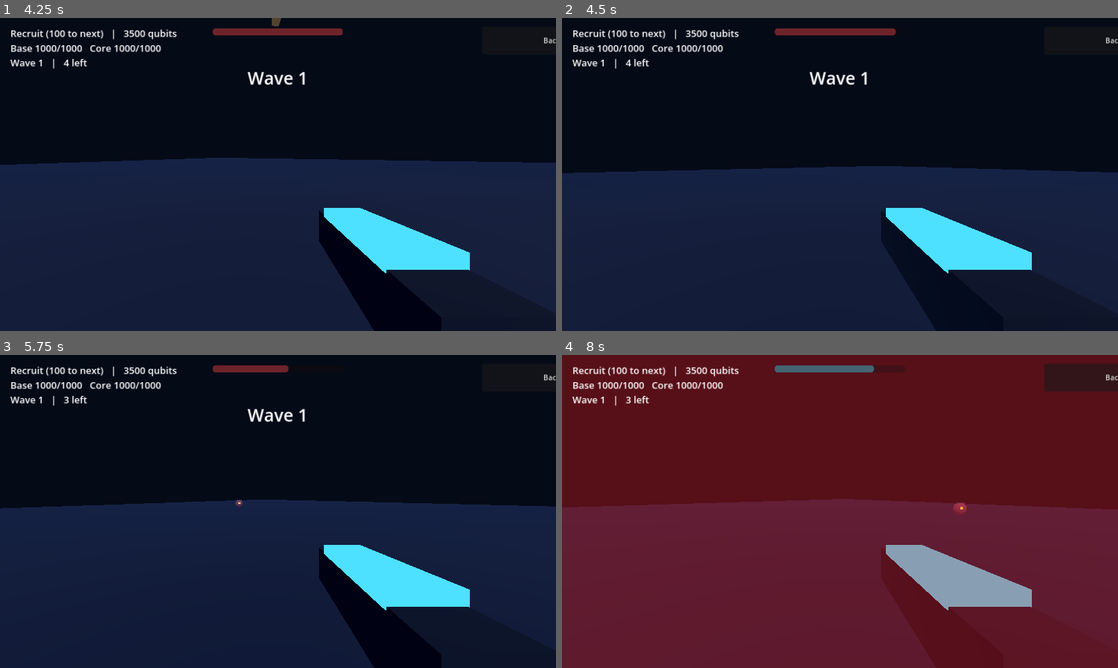
Above: before the commit, frames 1-4 (two rows, left to right).
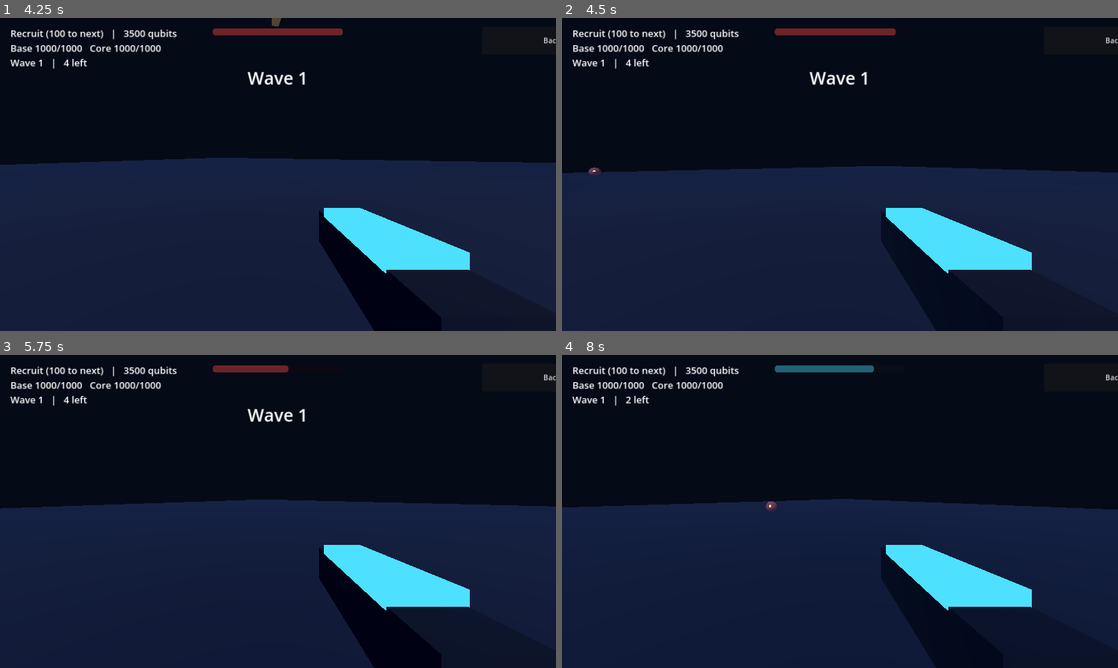
Above: after the commit, the same moments.

Repository: V1ron6/lighthouse
Game: Godot game, scene res://scenes/base/base_defence.tscn
Same seed, same stepped clock (60 frames per second), same inputs: the game is played once before the commit and once after it. This scene is started directly instead of the project's main scene.
Inputs (mouse positions are in pixels of both pictures, inside the frame that each line leads up to):
- Up to frame 1 (4.25 s): tap Enter at 0.5 s; move the mouse to (400, 158) at 0.52 s; hold D (move_right) 0.53-1.28 s; hold Space (fire) 0.53-1.28 s; click (400, 158) at 0.67 s; move the mouse to (250, 174) at 1.27 s; hold W (move_forward) from 1.28 s (still down); tap Space (fire) at 1.35, 2.85 s; move the mouse to (289, 168) at 2.02 s; hold Space (fire) 2.03-2.78 s; tap E at 2.1 s; move the mouse to (272, 180) at 2.77 s; click (272, 180) at 2.92 s; move the mouse to (316, 177) at 3.52 s; hold Space (fire) from 3.53 s (still down)
- Up to frame 2 (4.5 s): keep holding W (move_forward); move the mouse to (795, 171) at 4.27 s; release Space (fire) at 4.28 s; tap E at 4.35 s
- Up to frame 3 (5.75 s): keep holding W (move_forward); tap Space (fire) at 4.55, 5 s; move the mouse to (283, 511) at 5.02 s; hold Space (fire) from 5.03 s (still down); click (283, 511) at 5.17 s
- Up to frame 4 (8 s): move the mouse to (817, 505) at 5.77 s; release W (move_forward) at 5.78 s; release Space (fire) at 5.78 s; hold D (move_right) 5.78-6.53 s; tap Space (fire) at 5.85, 7.35 s; move the mouse to (867, 511) at 6.52 s; hold Space (fire) 6.53-7.28 s; hold W (move_forward) from 6.53 s (still down); tap E at 6.6 s; move the mouse to (812, 511) at 7.27 s; click (812, 511) at 7.42 s

Frame 1 is identical in both runs. In frame 2, less than 0.1% of the frame differs, in the area x 4-7%, y 47-51%; in frame 3, less than 0.1%; in frame 4, 100%, in the area x 0-100%, y 0-100%.

Commit message:
stage 12

Diff:
--- a/scenes/base/base_defence.gd
+++ b/scenes/base/base_defence.gd
@@ -82,7 +82,9 @@
 	else:
 		wave_line = "Next wave in %d" % ceili(_waves.seconds_to_next_wave())
 	if _flying:
-		wave_line += "\nJET   altitude %d   (land at the pad)" % int(_jet.altitude())
+		wave_line += "\nJET   altitude %d   hull %d/%d" % [int(_jet.altitude()), _jet.hull, _jet.MAX_HULL]
+	elif _jet != null and not _jet.can_board():
+		wave_line += "\nJet under repair: %d s" % ceili(_jet.repair_left)
 	_hud.set_status("Base %d/%d   Core %d/%d\n%s" % [
 		GameManager.base_health, GameManager.MAX_BASE_HEALTH,
 		GameManager.core_integrity, GameManager.MAX_CORE_INTEGRITY,
@@ -206,6 +208,7 @@
 		_jet = JetScript.new()
 		add_child(_jet)
 		_jet.park(PAD_POS)
+		_jet.shot_down.connect(_on_jet_shot_down)
 
 
 func _flat_distance(a: Vector3, b: Vector3) -> float:
@@ -219,7 +222,7 @@
 	if _flying:
 		if _flat_distance(_jet.global_position, PAD_POS) <= LAND_DISTANCE and _jet.altitude() <= LAND_ALTITUDE:
 			text = "Land the jet [E]"
-	elif _flat_distance(_player.global_position, PAD_POS) <= BOARD_DISTANCE:
+	elif _flat_distance(_player.global_position, PAD_POS) <= BOARD_DISTANCE and _jet.can_board():
 		text = "Board the jet [E]"
 	if text != "":
 		_hud.show_action(text)
@@ -252,6 +255,11 @@
 	_jet.take_off(PAD_POS)
 	_hud.hide_action()
 	_hud.show_banner("Airborne", 1.5)
+
+
+func _on_jet_shot_down() -> void:
+	_land()
+	_hud.show_banner("Shot down! The jet needs %d s of repairs" % int(_jet.REPAIR_TIME), 3.0)
 
 
 func _land() -> void:
--- a/scenes/base/wave_manager.gd
+++ b/scenes/base/wave_manager.gd
@@ -1,12 +1,14 @@
 extends Node
 ## Spawns scouts in waves around the edge of the map.
 ## Wave n has 4 + 2 * (n - 1) aliens, at most 8 alive at once.
-## Waves 1 and 2 are all scouts. From wave 3, soldiers join: 15% more of the wave each
-## wave, up to 60%.
+## Waves 1 and 2 are all scouts. Soldiers join from wave 3 (15% more each wave, up to
+## 60%), flyers from wave 4 (up to 30%), heavies from wave 5 (up to 25%).
 ## Short break between waves. Waves keep coming until the core falls.
 
 const ScoutScript := preload("res://scenes/enemies/scout.gd")
 const SoldierScript := preload("res://scenes/enemies/soldier.gd")
+const HeavyScript := preload("res://scenes/enemies/heavy.gd")
+const FlyerScript := preload("res://scenes/enemies/flyer.gd")
 
 const FIRST_WAVE_DELAY := 4.0
 const INTERMISSION := 8.0
@@ -76,9 +78,21 @@
 	EventBus.wave_started.emit(wave)
 
 
+func _make_enemy() -> CharacterBody3D:
+	var flyer_chance := clampf((wave - 3) * 0.1, 0.0, 0.3)
+	var heavy_chance := clampf((wave - 4) * 0.08, 0.0, 0.25)
+	var soldier_chance := clampf((wave - 2) * 0.15, 0.0, 0.6)
+	if randf() < flyer_chance:
+		return FlyerScript.new()
+	if randf() < heavy_chance:
+		return HeavyScript.new()
+	if randf() < soldier_chance:
+		return SoldierScript.new()
+	return ScoutScript.new()
+
+
 func _spawn_enemy() -> void:
-	var soldier_chance := clampf((wave - 2) * 0.15, 0.0, 0.6)
-	var scout: CharacterBody3D = SoldierScript.new() if randf() < soldier_chance else ScoutScript.new()
+	var scout: CharacterBody3D = _make_enemy()
 	var angle := randf() * TAU
 	scout.position = Vector3(cos(angle) * SPAWN_RADIUS, 0.2, sin(angle) * SPAWN_RADIUS)
 	enemy_parent.add_child(scout)
--- /dev/null
+++ b/scenes/enemies/flyer.gd
@@ -0,0 +1,242 @@
+extends CharacterBody3D
+## Flyer: a fast bio-mechanical wing-beast that attacks from the air in strafing passes.
+## Decision loop every 0.4s:
+##   CIRCLE     orbit above the target at height, waiting for its moment
+##   DIVE       swoop at the target and fire
+##   BREAK_OFF  climb away after a pass
+##   RETREAT    below 35% health: flee high and far, heal, come back (at most twice)
+## It hunts the player's jet first when one is airborne, then the player, then the lighthouse.
+
+signal died
+
+enum State { CIRCLE, DIVE, BREAK_OFF, RETREAT }
+
+const Fx := preload("res://scripts/fx.gd")
+
+const MAX_HEALTH := 45
+const CIRCLE_RADIUS := 14.0
+const CIRCLE_ALTITUDE := 12.0
+const START_ALTITUDE := 14.0
+const CRUISE_SPEED := 14.0
+const DIVE_SPEED := 24.0
+const THINK_INTERVAL := 0.4
+const FIRE_INTERVAL := 0.35
+const FIRE_RANGE := 28.0
+const SHOT_DAMAGE := 10
+const MAX_RETREATS := 2
+const MIN_ALTITUDE := 2.5
+const MAX_ALTITUDE := 70.0
+const REGEN_PER_SECOND := 4.0
+const FALL_BACK_HEALTH := 0.35
+const RECOVER_HEALTH := 0.7
+
+const FLESH_COLOR := Color(0.55, 0.3, 0.5)
+const METAL_COLOR := Color(0.4, 0.46, 0.56)
+const EYE_COLOR := Color(0.6, 1.0, 0.4)
+
+var health := MAX_HEALTH
+var state: State = State.CIRCLE
+var target: Node3D = null
+
+var _angle := randf() * TAU
+var _spin := 1.0 if randf() < 0.5 else -1.0
+var _state_time := 0.0
+var _circle_time := randf_range(3.0, 5.0)
+var _think_timer := randf() * THINK_INTERVAL
+var _fire_cooldown := 0.0
+var _retreats := 0
+var _dead := false
+var _shape: CollisionShape3D
+var _body_material: StandardMaterial3D
+
+
+func _ready() -> void:
+	add_to_group("enemies")
+	motion_mode = CharacterBody3D.MOTION_MODE_FLOATING
+	position.y = START_ALTITUDE
+
+	_shape = CollisionShape3D.new()
+	var sphere := SphereShape3D.new()
+	sphere.radius = 0.8
+	_shape.shape = sphere
+	add_child(_shape)
+
+	_body_material = StandardMaterial3D.new()
+	_body_material.albedo_color = FLESH_COLOR
+	var body := MeshInstance3D.new()
+	var body_mesh := SphereMesh.new()
+	body_mesh.radius = 0.6
+	body_mesh.height = 1.0
+	body_mesh.material = _body_material
+	body.mesh = body_mesh
+	add_child(body)
+
+	var metal := StandardMaterial3D.new()
+	metal.albedo_color = METAL_COLOR
+	metal.metallic = 0.8
+	for side in [-1.0, 1.0]:
+		var wing := MeshInstance3D.new()
+		var wing_mesh := BoxMesh.new()
+		wing_mesh.size = Vector3(1.8, 0.06, 0.8)
+		wing_mesh.material = metal
+		wing.mesh = wing_mesh
+		wing.position = Vector3(side * 1.2, 0.0, 0.1)
+		wing.rotation.z = side * -0.25
+		add_child(wing)
+
+	var eye := MeshInstance3D.new()
+	var eye_mesh := SphereMesh.new()
+	eye_mesh.radius = 0.12
+	eye_mesh.height = 0.24
+	eye_mesh.material = Fx.glow_material(EYE_COLOR)
+	eye.mesh = eye_mesh
+	eye.position = Vector3(0.0, 0.1, -0.55)
+	add_child(eye)
+
+
+func _physics_process(delta: float) -> void:
+	if _dead:
+		return
+	_state_time += delta
+	_fire_cooldown -= delta
+	_think_timer -= delta
+	if _think_timer <= 0.0:
+		_think_timer = THINK_INTERVAL
+		_think()
+	if target == null or not is_instance_valid(target):
+		return
+
+	var target_pos := target.global_position
+	var desired := Vector3.ZERO
+	var speed := CRUISE_SPEED
+	match state:
+		State.CIRCLE:
+			_angle += _spin * delta * 0.9
+			var spot := target_pos + Vector3(cos(_angle) * CIRCLE_RADIUS, CIRCLE_ALTITUDE, sin(_angle) * CIRCLE_RADIUS)
+			desired = (spot - global_position).normalized()
+		State.DIVE:
+			var aim := target_pos + Vector3(0.0, 1.0, 0.0)
+			desired = (aim - global_position).normalized()
+			speed = DIVE_SPEED
+			_fire_at(aim)
+		State.BREAK_OFF:
+			desired = (_away_from(target_pos) + Vector3.UP * 0.6).normalized()
+			speed = DIVE_SPEED
+		State.RETREAT:
+			desired = (_away_from(target_pos) + Vector3.UP * 0.3).normalized()
+			speed = DIVE_SPEED
+			health = mini(MAX_HEALTH, health + int(REGEN_PER_SECOND * delta + randf()))
+
+	velocity = velocity.lerp(desired * speed, minf(1.0, 4.0 * delta))
+	move_and_slide()
+	global_position.y = clampf(global_position.y, MIN_ALTITUDE, MAX_ALTITUDE)
+
+	if velocity.length() > 1.0:
+		var heading := velocity.normalized()
+		if absf(heading.dot(Vector3.UP)) < 0.97:
+			look_at(global_position + heading, Vector3.UP)
+
+
+func _away_from(point: Vector3) -> Vector3:
+	var away := global_position - point
+	away.y = 0.0
+	if away.length() < 0.1:
+		return Vector3.FORWARD
+	return away.normalized()
+
+
+# --- Thinking ---
+
+func _think() -> void:
+	_pick_target()
+	if target == null:
+		return
+	var hp := float(health) / MAX_HEALTH
+	var distance := global_position.distance_to(target.global_position)
+	match state:
+		State.CIRCLE:
+			if hp < FALL_BACK_HEALTH and _retreats < MAX_RETREATS:
+				_enter(State.RETREAT)
+			elif _state_time >= _circle_time:
+				_enter(State.DIVE)
+		State.DIVE:
+			if hp < FALL_BACK_HEALTH and _retreats < MAX_RETREATS:
+				_enter(State.RETREAT)
+			elif distance < 6.0 or _state_time > 3.0:
+				_enter(State.BREAK_OFF)
+		State.BREAK_OFF:
+			if _state_time >= 1.6:
+				_circle_time = randf_range(3.0, 5.0)
+				_enter(State.CIRCLE)
+		State.RETREAT:
+			if _state_time >= 4.0 and (hp >= RECOVER_HEALTH or _state_time >= 8.0):
+				_circle_time = 1.0
+				_enter(State.CIRCLE)
+
+
+func _enter(new_state: State) -> void:
+	state = new_state
+	_state_time = 0.0
+	if new_state == State.RETREAT:
+		_retreats += 1
+
+
+## The jet if one is up, otherwise the player if near, otherwise the lighthouse.
+func _pick_target() -> void:
+	var jet := get_tree().get_first_node_in_group("jet") as Node3D
+	if jet != null and jet.global_position.distance_to(global_position) <= 90.0:
+		target = jet
+		return
+	var player := get_tree().get_first_node_in_group("player") as Node3D
+	if player != null and player.global_position.distance_to(global_position) <= 45.0:
+		target = player
+		return
+	var base := get_tree().get_first_node_in_group("base") as Node3D
+	target = base if base != null else player
+
+
+func _fire_at(aim: Vector3) -> void:
+	if _fire_cooldown > 0.0 or not target.has_method("take_damage"):
+		return
+	if global_position.distance_to(aim) > FIRE_RANGE:
+		return
+	_fire_cooldown = FIRE_INTERVAL
+	var accuracy := 0.7
+	if target.is_in_group("jet"):
+		accuracy = 0.5
+	elif target.is_in_group("base"):
+		accuracy = 1.0
+	var end := aim
+	if randf() <= accuracy:
+		target.take_damage(SHOT_DAMAGE)
+	else:
+		end += Vector3(randf_range(-1.5, 1.5), randf_range(-1.0, 1.0), randf_range(-1.5, 1.5))
+	Fx.tracer(self, global_position, end, EYE_COLOR)
+
+
+# --- Damage ---
+
+func take_hit(damage: int) -> void:
+	if _dead:
+		return
+	health -= damage
+	_body_material.albedo_color = Color.WHITE
+	get_tree().create_timer(0.08).timeout.connect(_restore_color)
+	if health <= 0:
+		_die()
+
+
+func _restore_color() -> void:
+	if not _dead:
+		_body_material.albedo_color = FLESH_COLOR
+
+
+func _die() -> void:
+	_dead = true
+	remove_from_group("enemies")
+	_shape.set_deferred("disabled", true)
+	died.emit()
+	EventBus.enemy_killed.emit("flyer")
+	var tween := create_tween()
+	tween.tween_property(self, "scale", Vector3.ZERO, 0.25)
+	tween.tween_callback(queue_free)
--- /dev/null
+++ b/scenes/enemies/heavy.gd
@@ -0,0 +1,69 @@
+extends "res://scenes/enemies/soldier.gd"
+## Heavy: a slow armoured bio-mechanical brute. Uses the soldier's brain, always cunning
+## (it flanks, judges the fight and retreats when it is going badly).
+##
+## Armour: shots do half damage. Its weak spot is the organic core in its chest, which it
+## has to open to fire. For a short moment after each shot the core glows and hits do double.
+## Learn the rhythm: shoot it when it shoots.
+
+const EXPOSED_TIME := 1.2
+const ARMOUR_FACTOR := 0.5
+const EXPOSED_FACTOR := 2.0
+const CLOSED_COLOR := Color(0.35, 0.2, 0.25)
+const OPEN_COLOR := Color(1.0, 0.75, 0.3)
+
+var _exposed := 0.0
+var _core_material: StandardMaterial3D
+
+
+func _ready() -> void:
+	super()
+	intelligence = 2
+	max_health = 220
+	health = max_health
+	move_speed = 3.2
+	fire_interval = 1.8
+	shot_damage = 14
+	enemy_type = "heavy"
+
+	for child in get_children():
+		if child is MeshInstance3D:
+			child.scale = Vector3.ONE * 1.5
+			child.position *= 1.5
+	var capsule := _shape.shape as CapsuleShape3D
+	capsule.height = 2.5
+	capsule.radius = 0.6
+	_shape.position = Vector3(0.0, 1.25, 0.0)
+
+	_core_material = Fx.glow_material(CLOSED_COLOR)
+	var core := MeshInstance3D.new()
+	var core_mesh := SphereMesh.new()
+	core_mesh.radius = 0.22
+	core_mesh.height = 0.44
+	core_mesh.material = _core_material
+	core.mesh = core_mesh
+	core.position = Vector3(0.0, 1.55, -0.72)
+	add_child(core)
+
+
+func _physics_process(delta: float) -> void:
+	super(delta)
+	if _exposed > 0.0:
+		_exposed -= delta
+		if _exposed <= 0.0 and _core_material != null:
+			_core_material.albedo_color = CLOSED_COLOR
+			_core_material.emission = CLOSED_COLOR
+
+
+func _try_fire(distance: float) -> void:
+	var before := _fire_cooldown
+	super(distance)
+	if _fire_cooldown > before:
+		_exposed = EXPOSED_TIME
+		_core_material.albedo_color = OPEN_COLOR
+		_core_material.emission = OPEN_COLOR
+
+
+func take_hit(damage: int) -> void:
+	var factor := EXPOSED_FACTOR if _exposed > 0.0 else ARMOUR_FACTOR
+	super(maxi(1, roundi(damage * factor)))
--- a/scenes/enemies/soldier.gd
+++ b/scenes/enemies/soldier.gd
@@ -17,13 +17,10 @@
 
 const Fx := preload("res://scripts/fx.gd")
 
-const MAX_HEALTH := 70
-const SPEED := 5.0
+const BASE_MAX_HEALTH := 70
 const TURN_SPEED := 8.0
 const PREFERRED_RANGE := 13.0
 const FIRE_RANGE := 18.0
-const FIRE_INTERVAL := 1.3
-const SHOT_DAMAGE := 8
 const THINK_INTERVAL := 0.4
 const MAX_RETREATS := 2
 const REGEN_PER_SECOND := 6.0
@@ -43,7 +40,13 @@
 const BOLT_COLOR := Color(1.0, 0.35, 0.3)
 
 var intelligence := 1
-var health := MAX_HEALTH
+## Tuned by subclasses (the heavy) before the fight starts.
+var max_health := BASE_MAX_HEALTH
+var move_speed := 5.0
+var fire_interval := 1.3
+var shot_damage := 8
+var enemy_type := "soldier"
+var health := BASE_MAX_HEALTH
 var state: State = State.ADVANCE
 var target: Node3D = null
 
@@ -53,7 +56,7 @@
 var _gravity: float = ProjectSettings.get_setting("physics/3d/default_gravity")
 var _think_timer := randf() * THINK_INTERVAL
 var _state_time := 0.0
-var _fire_cooldown := randf() * FIRE_INTERVAL
+var _fire_cooldown := randf() * 1.3
 var _strafe := 1.0 if randf() < 0.5 else -1.0
 var _flank_side := 1.0 if randf() < 0.5 else -1.0
 var _flank_point := Vector3.ZERO
@@ -124,14 +127,14 @@
 		return
 
 	if state == State.REGROUP:
-		health = mini(MAX_HEALTH, health + int(REGEN_PER_SECOND * delta + randf()))
+		health = mini(max_health, health + int(REGEN_PER_SECOND * delta + randf()))
 
 	var to_target := target.global_position - global_position
 	to_target.y = 0.0
 	var distance := to_target.length()
 	var direction := to_target / distance if distance > 0.01 else Vector3.ZERO
 	var move_direction := _desired_direction(direction, distance)
-	var speed := SPEED
+	var speed := move_speed
 	if state == State.RETREAT:
 		speed *= 1.2
 	if state == State.ENGAGE or state == State.REGROUP:
@@ -231,7 +234,7 @@
 			if distance >= RETREAT_DISTANCE or _state_time >= RETREAT_MAX_TIME:
 				_enter(State.REGROUP)
 		State.REGROUP:
-			var healed := health >= int(MAX_HEALTH * 0.7)
+			var healed := health >= int(max_health * 0.7)
 			if _state_time >= REGROUP_MAX_TIME or (_state_time >= 2.0 and (healed or allies >= 3)):
 				_enter(State.ADVANCE)
 
@@ -259,7 +262,7 @@
 func _should_retreat(allies: int) -> bool:
 	if _retreats >= MAX_RETREATS:
 		return false
-	var hp := float(health) / MAX_HEALTH
+	var hp := float(health) / max_health
 	if hp < (0.3 if intelligence == 1 else 0.5):
 		return true
 	if intelligence < 2:
@@ -368,14 +371,14 @@
 		return
 	if not _has_line_of_sight():
 		return
-	_fire_cooldown = FIRE_INTERVAL
+	_fire_cooldown = fire_interval
 	var from := global_position + Vector3(0.0, 1.4, 0.0)
 	var to := target.global_position + Vector3(0.0, 1.0, 0.0)
 	var accuracy := 0.65 if intelligence == 1 else 0.85
 	if target == _base:
 		accuracy = 1.0
 	if randf() <= accuracy:
-		target.take_damage(SHOT_DAMAGE)
+		target.take_damage(shot_damage)
 	else:
 		to += Vector3(randf_range(-1.2, 1.2), randf_range(-0.5, 0.5), randf_range(-1.2, 1.2))
 	Fx.tracer(self, from, to, BOLT_COLOR)
@@ -403,7 +406,7 @@
 	remove_from_group("enemies")
 	_shape.set_deferred("disabled", true)
 	died.emit()
-	EventBus.enemy_killed.emit("soldier")
+	EventBus.enemy_killed.emit(enemy_type)
 	var tween := create_tween()
 	tween.tween_property(self, "scale", Vector3.ZERO, 0.2)
 	tween.tween_callback(queue_free)
--- a/scenes/levels/main.gd
+++ b/scenes/levels/main.gd
@@ -113,7 +113,7 @@
 	var ending_line := ""
 	if GameManager.ending != "":
 		ending_line = "   Ending reached: %s" % ("The Dark Dawn" if GameManager.ending == "sever" else "The Eternal Watch")
-	_label.text = "LIGHTHOUSE  |  Stage 11\nRank: %s  (%d pts, %d to next)   Qubits: %d\nBase: %d/%d   Core: %d/%d   Colonies standing: %d/10%s" % [
+	_label.text = "LIGHTHOUSE  |  Stage 12\nRank: %s  (%d pts, %d to next)   Qubits: %d\nBase: %d/%d   Core: %d/%d   Colonies standing: %d/10%s" % [
 		GameManager.get_rank_name(),
 		GameManager.points,
 		GameManager.points_to_next_rank(),
--- a/scenes/missions/mission_level.gd
+++ b/scenes/missions/mission_level.gd
@@ -8,6 +8,8 @@
 const HudScript := preload("res://scenes/ui/game_hud.gd")
 const ScoutScript := preload("res://scenes/enemies/scout.gd")
 const SoldierScript := preload("res://scenes/enemies/soldier.gd")
+const HeavyScript := preload("res://scenes/enemies/heavy.gd")
+const FlyerScript := preload("res://scenes/enemies/flyer.gd")
 const Builder := preload("res://scripts/level_builder.gd")
 const MissionData := preload("res://data/mission_data.gd")
 
@@ -95,8 +97,14 @@
 
 func _spawn_scout() -> void:
 	# Riskier missions field more thinking aliens, but never in the first few kills.
-	var soldier_chance := 0.0 if _kills < 3 else 0.15 * int(_mission["risk"])
-	var scout: CharacterBody3D = SoldierScript.new() if randf() < soldier_chance else ScoutScript.new()
+	var risk := int(_mission["risk"])
+	var scout: CharacterBody3D = ScoutScript.new()
+	if _kills >= 8 and risk >= 3 and randf() < 0.1:
+		scout = HeavyScript.new()
+	elif _kills >= 5 and risk >= 2 and randf() < 0.08 * risk:
+		scout = FlyerScript.new()
+	elif _kills >= 3 and randf() < 0.15 * risk:
+		scout = SoldierScript.new()
 	var angle := randf() * TAU
 	var spawn: Vector3 = _player.global_position + Vector3(cos(angle), 0.0, sin(angle)) * SPAWN_DISTANCE
 	var limit := FIELD_SIZE / 2.0 - 2.0
--- a/scenes/vehicles/fighter_jet.gd
+++ b/scenes/vehicles/fighter_jet.gd
@@ -4,10 +4,16 @@
 ##   stick left/right = turn (the jet banks), stick up/down = nose up/down
 ##   throttle is automatic, fire button (or Space) shoots the twin cannons
 ## The cannons lean toward the nearest enemy in front of the nose (aim assist), so
-## it is playable with a thumb. Flyers, which can hurt the jet, arrive in a later stage;
-## for now the jet takes no damage.
+## it is playable with a thumb. Flyers hunt the jet. At 0 hull it is shot down: the pilot
+## is put back on the pad and the jet is under repair for REPAIR_TIME seconds. A normal
+## landing repairs it fully.
+
+signal shot_down
 
 const Fx := preload("res://scripts/fx.gd")
+
+const MAX_HULL := 200
+const REPAIR_TIME := 20.0
 
 const SPEED := 32.0
 const YAW_RATE := 1.6
@@ -30,6 +36,9 @@
 ## Anything with move_vector, fire_held and consume_look(). Set by the level.
 var touch = null
 var camera: Camera3D
+var hull := MAX_HULL
+## Seconds until a shot-down jet can fly again.
+var repair_left := 0.0
 
 var _model: Node3D
 var _cooldown := 0.0
@@ -95,9 +104,12 @@
 	add_child(camera)
 
 
-## Sit on the pad, engines off.
+## Sit on the pad, engines off. Landing repairs the hull unless the jet was shot down.
 func park(pad: Vector3) -> void:
 	active = false
+	remove_from_group("jet")
+	if repair_left <= 0.0:
+		hull = MAX_HULL
 	global_position = pad + Vector3(0.0, 0.6, 0.0)
 	rotation = Vector3.ZERO
 	_model.rotation = Vector3.ZERO
@@ -106,14 +118,32 @@
 ## Take off from the pad, heading toward the middle of the map.
 func take_off(pad: Vector3) -> void:
 	active = true
+	add_to_group("jet")
 	global_position = pad + Vector3(0.0, MIN_ALTITUDE + 1.0, 0.0)
 	var toward := Vector3(-pad.x, 0.0, -pad.z).normalized()
 	rotation = Vector3(0.0, atan2(-toward.x, -toward.z), 0.0)
 	camera.make_current()
 
 
+func can_board() -> bool:
+	return repair_left <= 0.0
+
+
+func take_damage(amount: int) -> void:
+	if not active or amount <= 0:
+		return
+	hull = maxi(0, hull - amount)
+	if hull == 0:
+		repair_left = REPAIR_TIME
+		shot_down.emit()
+
+
 func _physics_process(delta: float) -> void:
 	if not active:
+		if repair_left > 0.0:
+			repair_left -= delta
+			if repair_left <= 0.0:
+				hull = MAX_HULL
 		return
 	var stick := Input.get_vector("move_left", "move_right", "move_forward", "move_back")
 	var firing := Input.is_action_pressed("fire")
Not shown, changed: CHANGELOG.md
Not shown, changed: PROGRESS.md
